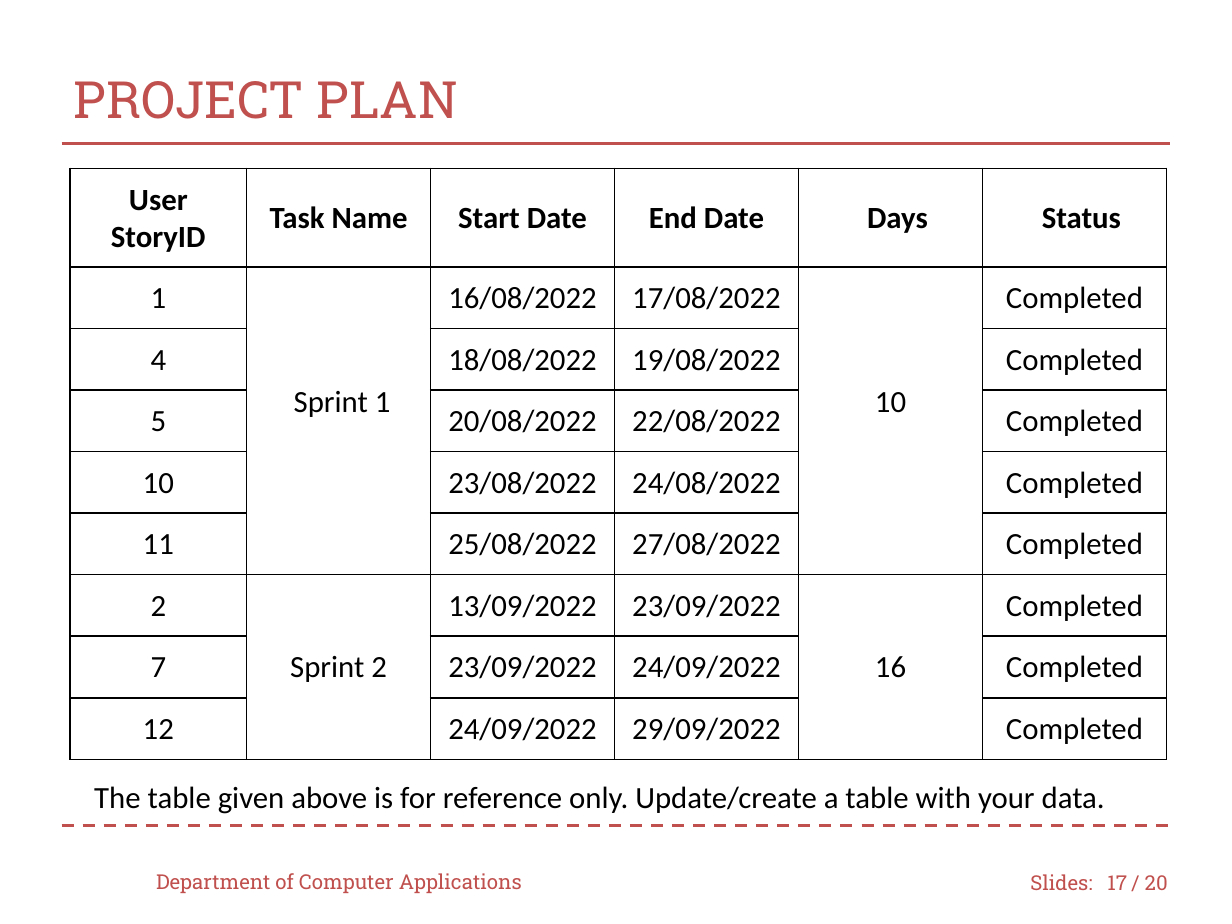
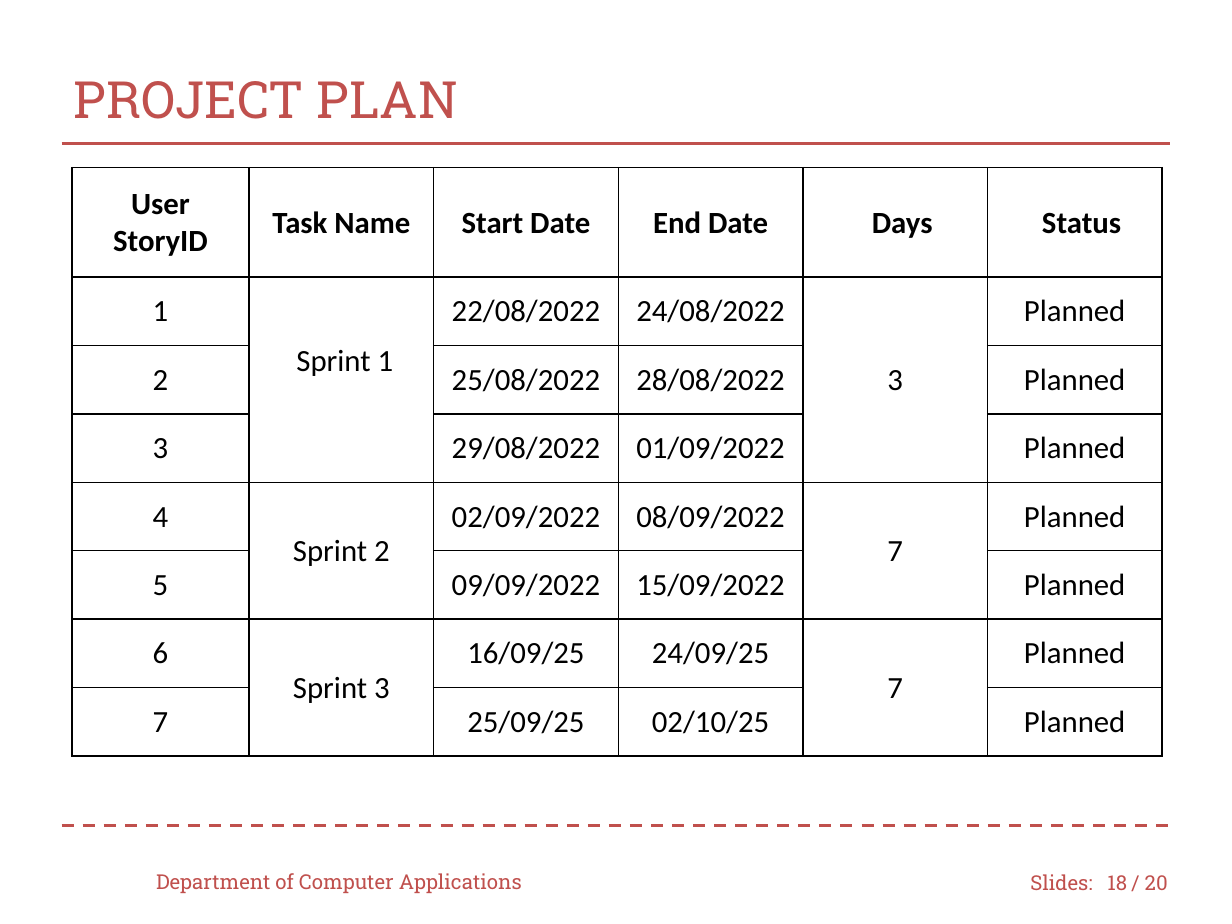
Before and after one commit to Saran-sk52/Mini-Project, a slide deck: slide 18 of 49_MP_presentation.pptx (slide 17 before the commit). Drawn at 1232x924 pixels with LibreOffice and Linux fonts; fonts in the diff are those of the drawing; background and template pictures are left out. Boxes give left, top, right and bottom in pixels: in the first picture for what was removed or moved away, otherwise in the second. Text is boxed around its words. In the diff, an @@ line names an element or a change of style, - is before the commit and + after.

```diff
--- a/49_MP_presentation.pptx
+++ b/49_MP_presentation.pptx
@@ table at [71,168,1163,756] @@
-row 2: 1 | Sprint 1 | 16/08/2022 | 17/08/2022 | 10 | Completed
-row 3: 4 |  | 18/08/2022 | 19/08/2022 |  | Completed
-row 4: 5 |  | 20/08/2022 | 22/08/2022 |  | Completed
-row 5: 10 |  | 23/08/2022 | 24/08/2022 |  | Completed
-row 6: 11 |  | 25/08/2022 | 27/08/2022 |  | Completed
-row 7: 2 | Sprint 2 | 13/09/2022 | 23/09/2022 | 16 | Completed
-row 8: 7 |  | 23/09/2022 | 24/09/2022 |  | Completed
-row 9: 12 |  | 24/09/2022 | 29/09/2022 |  | Completed
+row 2: 1 | Sprint 1 | 22/08/2022 | 24/08/2022 | 3 | Planned
+row 3: 2 |  | 25/08/2022 | 28/08/2022 |  | Planned
+row 4: 3 |  | 29/08/2022 | 01/09/2022 |  | Planned
+row 5: 4 | Sprint 2 | 02/09/2022 | 08/09/2022 | 7 | Planned
+row 6: 5 |  | 09/09/2022 | 15/09/2022 |  | Planned
+row 7: 6 | Sprint 3 | 16/09/25 | 24/09/25 | 7 | Planned
+row 8: 7 |  | 25/09/25 | 02/10/25 |  | Planned
@@ text removed at [94,786,1105,814] @@
-The table given above is for reference only. Update/create a table with your data.
@@ page number at [1107,875,1127,890]: text changed @@
-17
+18
```
Also in this commit, not shown: 18 other slides changed, 1 slide added, 1 slide removed.
